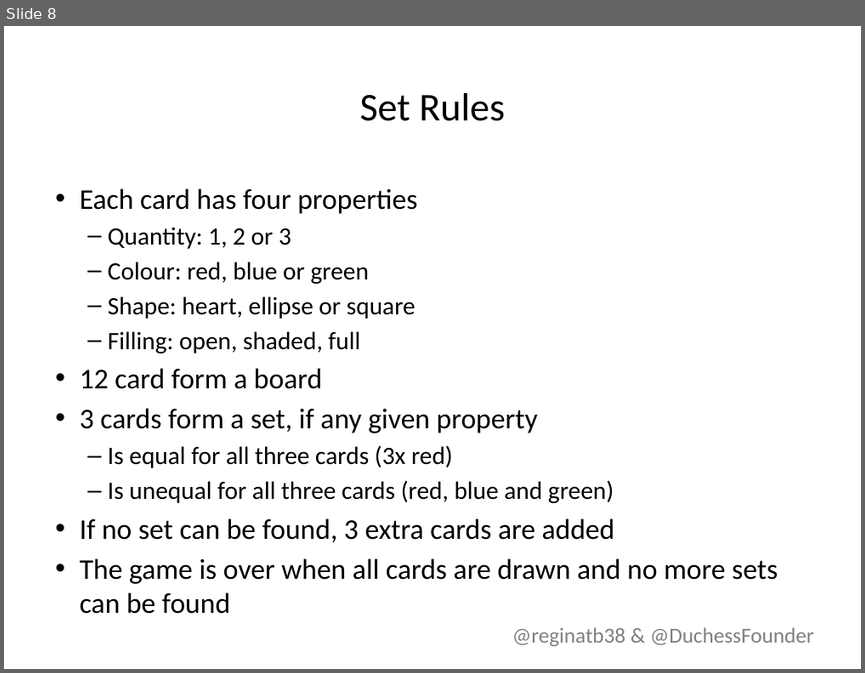
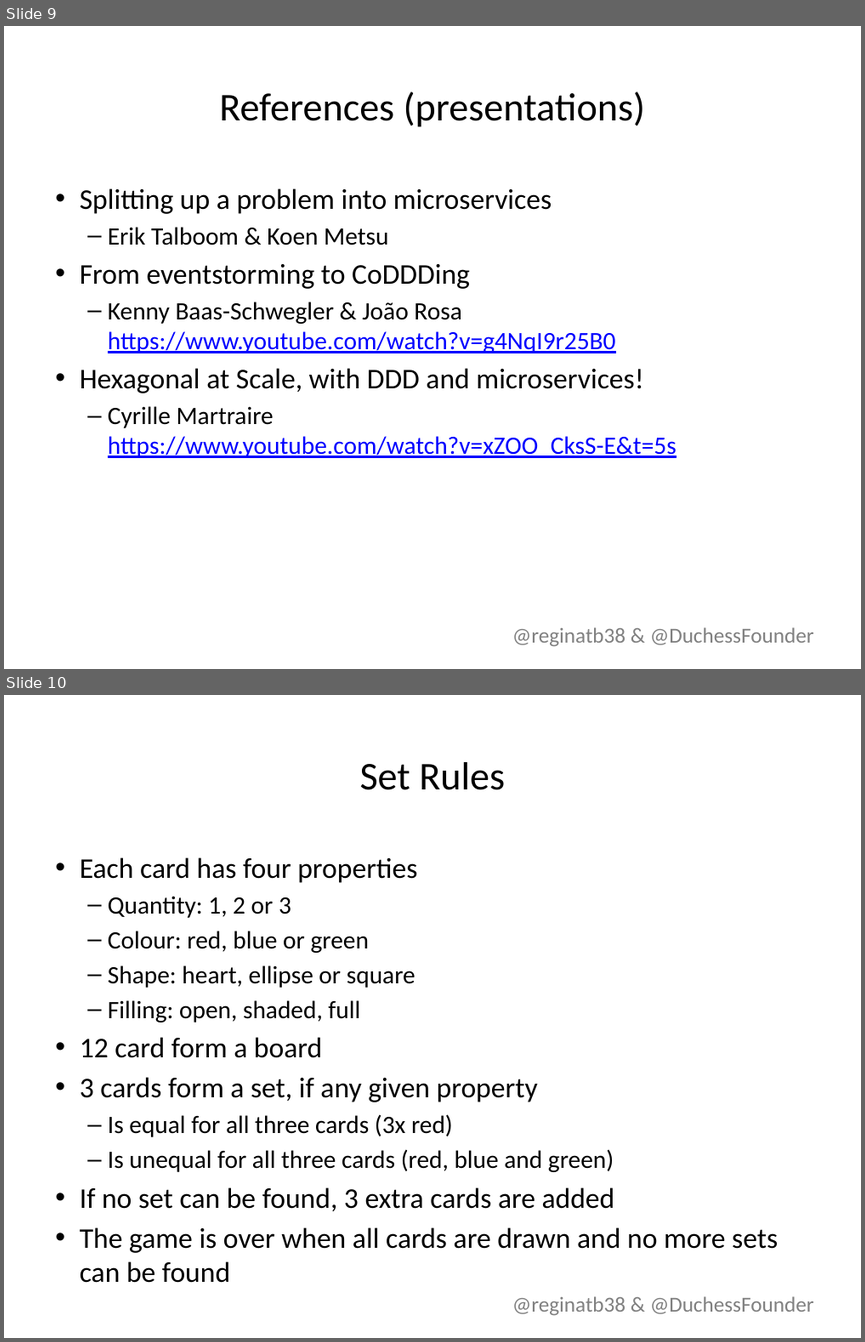
Before and after one commit to lvdpal/microservices, a slide deck: presentation/Presentation.pptx. Shown one above the other, each under a label of ours: slide 8 before the commit, slides 9 and 10 after it. The pictures are 865x673 and 865x1342 pixels, drawn with LibreOffice and Linux fonts; fonts in the diff are those of the drawing; background and template pictures are left out. Boxes give left, top, right and bottom in pixels: in the first picture for what was removed or moved away, otherwise in the second. Text is boxed around its words. In the diff, an @@ line names an element or a change of style, - is before the commit and + after.

```diff
--- a/presentation/Presentation.pptx
+++ b/presentation/Presentation.pptx
@@ slide 9 added at (4,26,861,669), background #FFFFFF; not listed: 1 template element that a slide beside it also shows @@
@@ title added at (219,91,646,127), 33 pt, text #000000 @@
+References (presentations)
@@ text added at (80,188,676,458), 21 pt, text #000000 @@
+• Splitting up a problem into microservices
+  – Erik Talboom & Koen Metsu
+• From eventstorming to CoDDDing
+  – Kenny Baas-Schwegler & João Rosa
+    https://www.youtube.com/watch?v=g4NqI9r25B0
+• Hexagonal at Scale, with DDD and microservices!
+  – Cyrille Martraire
+    https://www.youtube.com/watch?v=xZOO_CksS-E&t=5s
@@ what was slide 8 is now slide 10 @@
```
Also in this commit, not shown: 3 slides changed, 7 other slides added, 4 slides removed, 1 other file.
